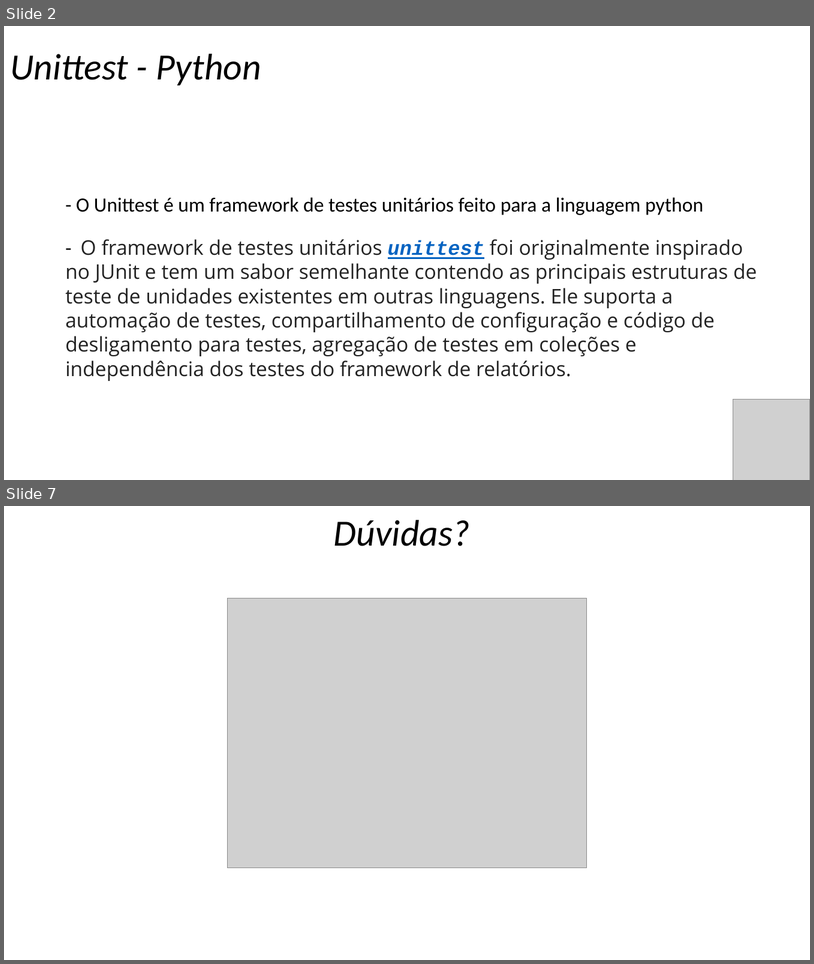
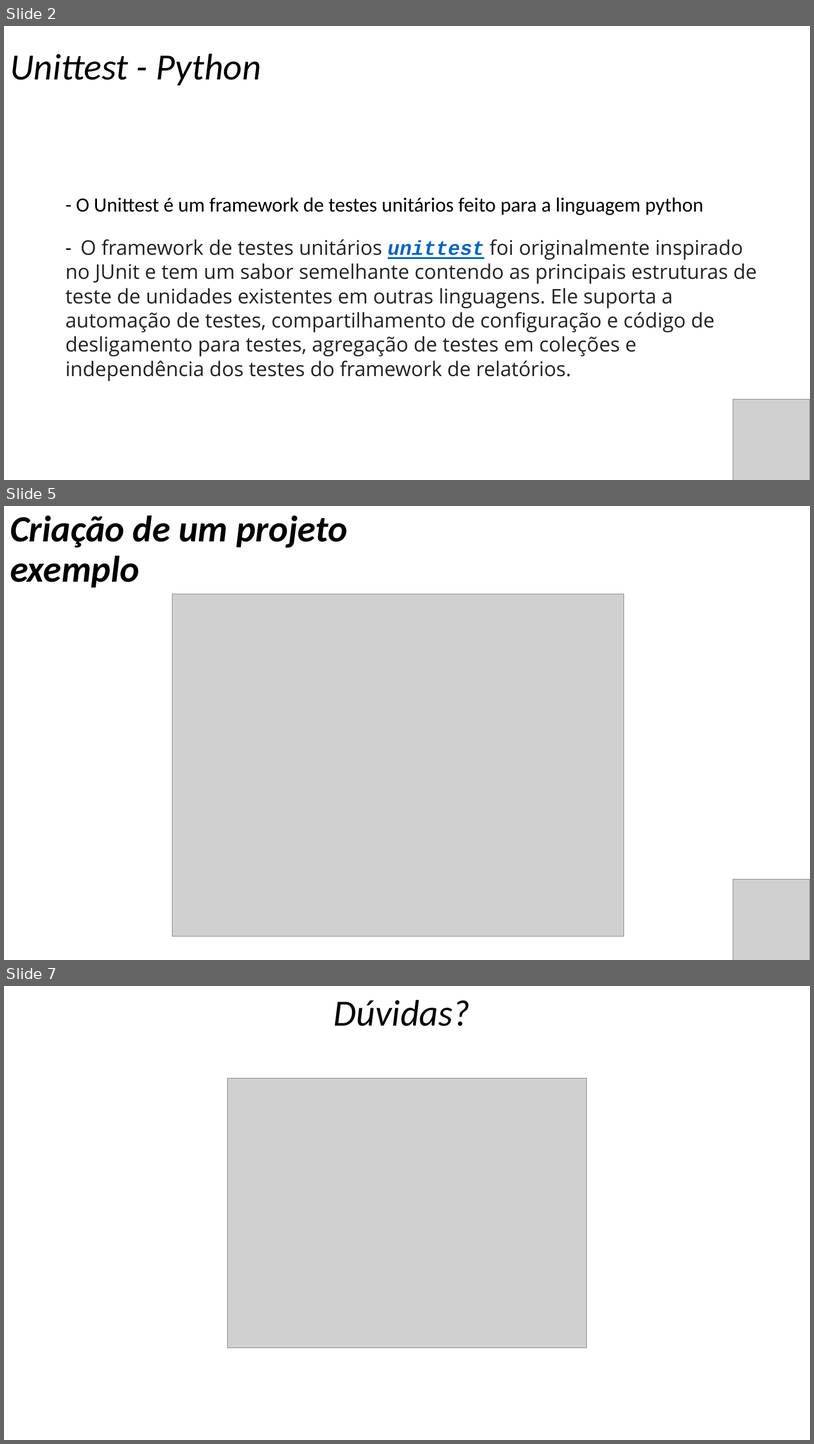
Before and after one commit to George-Luis-Costa/unittest-semin-rio, a slide deck: Apresentação.pptx. Shown one above the other, each under a label of ours: slides 2 and 7 before the commit, slides 2, 5 and 7 after it; the slides between them are not shown. The pictures are 814x964 and 814x1444 pixels, drawn with LibreOffice and Linux fonts; fonts in the diff are those of the drawing; grey boxes stand for pictures; background and template pictures are left out. Boxes give left, top, right and bottom in pixels: in the first picture for what was removed or moved away, otherwise in the second. Text is boxed around its words. In the diff, an @@ line names an element or a change of style, - is before the commit and + after.

Commit message:
add criação de projeto

```diff
--- a/Apresentação.pptx
+++ b/Apresentação.pptx
@@ slide 5 added at bbox=[4, 506, 810, 960], background picture (left out) @@
@@ text added at bbox=[10, 515, 347, 588], 44 pt, text #000000, bold, italic @@
+Criação de um projeto exemplo
@@ picture added at bbox=[173, 594, 624, 936] @@
@@ picture added at bbox=[734, 879, 810, 960] @@
```
Also in this commit, not shown: 4 slides changed, 1 slide removed.
